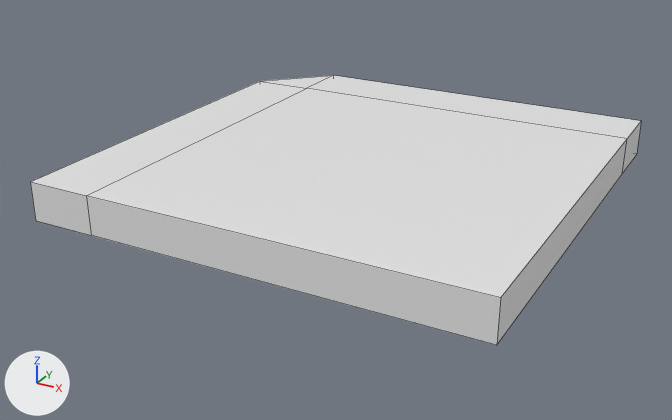
The FBX model Assets/Models/RevivalFloppy.fbx, before and after one commit.
One viewpoint serves both versions: a 50 mm lens placed at (0.376, -0.735, 0.317), pointed at (-0.014, -0.026, -0.037). The lights are fixed; the arrows at lower left show +X, +Y and +Z. Mesh edges are drawn as thin lines.

The first picture shows 'RevivalFloppy'.
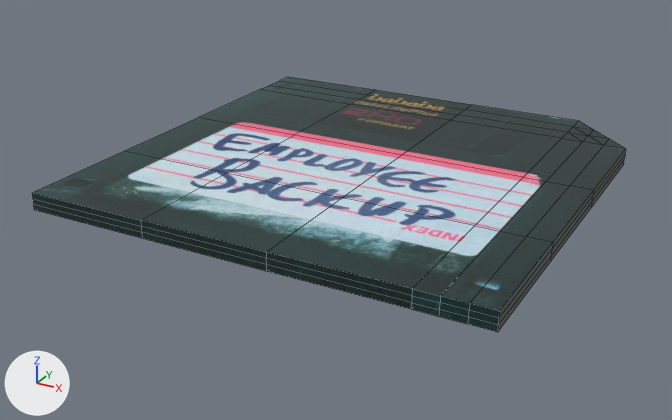
Boxes [x1, y1, x2, y2] around the edits, measured in the pictures (672 x 420 px):
'RevivalFloppy', reshaped, turned: before [31, 75, 641, 345]; after [32, 77, 626, 332]

Diff of the bpy script that builds the scene:
```diff
--- a/Assets/Models/RevivalFloppy.fbx.py
+++ b/Assets/Models/RevivalFloppy.fbx.py
@@ img_revivalfloppy_png @@
+img_revivalfloppy_png = load_image('RevivalFloppy.png', '../Textures/RevivalFloppy.png', 1024, 512, 'sRGB')
@@ mat_revivalfloppy @@
+mat_revivalfloppy = principled_material('RevivalFloppy')
+mat_revivalfloppy.texture = img_revivalfloppy_png
+mat_revivalfloppy.roughness = 0.4
@@ me_cube @@
 # used by ob_revivalfloppy; location = (0.0, 0.0, 0.0)
-me_cube.from_pydata(...)  # 16 vertices, 15 faces; spans x -0.211..0.211, y -0.211..0.211, z -0.018..0.018
-me_cube.materials.append(mat_material)  # white #e7e7e7
+me_cube.from_pydata(...)  # 128 vertices, 135 faces; spans x -0.211..0.211, y -0.211..0.211, z -0.008..0.008
+# me_cube part 1: the whole mesh is rebuilt
+me_cube.materials.append(mat_revivalfloppy)  # picture img_revivalfloppy_png
@@ ob_revivalfloppy @@
 ob_revivalfloppy.location = (0.0, 0.0, 0.0)
+ob_revivalfloppy.rotation_euler = (0.0, 0.0, -1.571)  # degrees (0, 0, -90)
```
